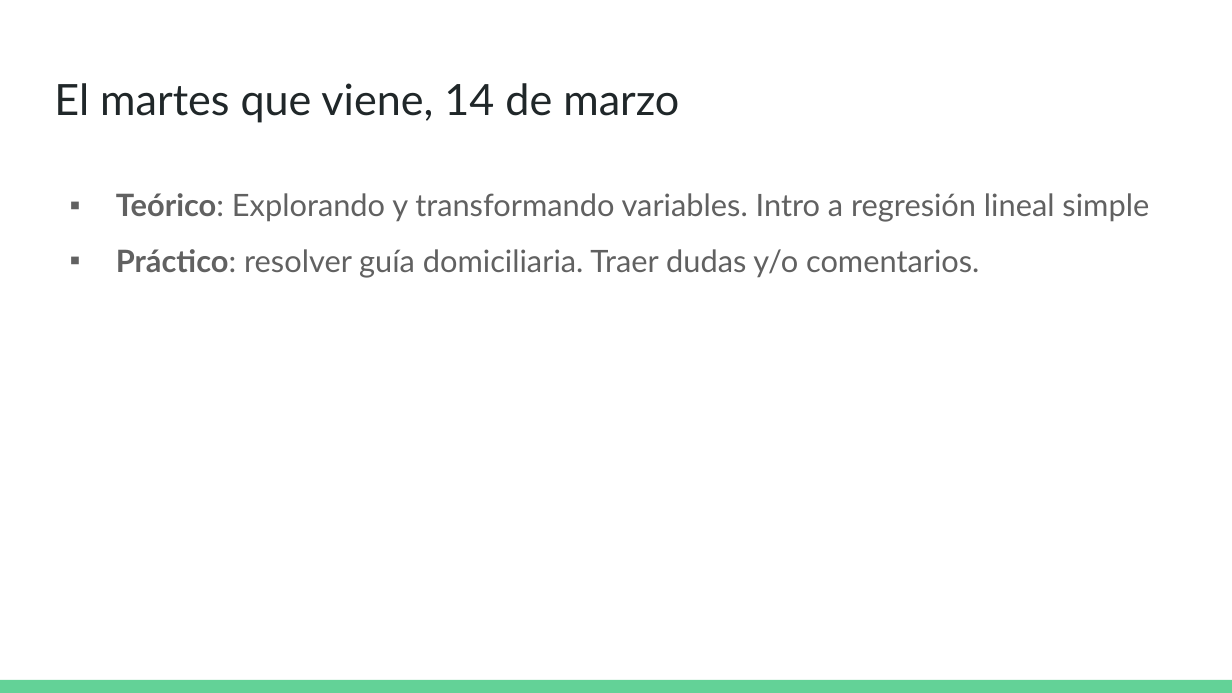
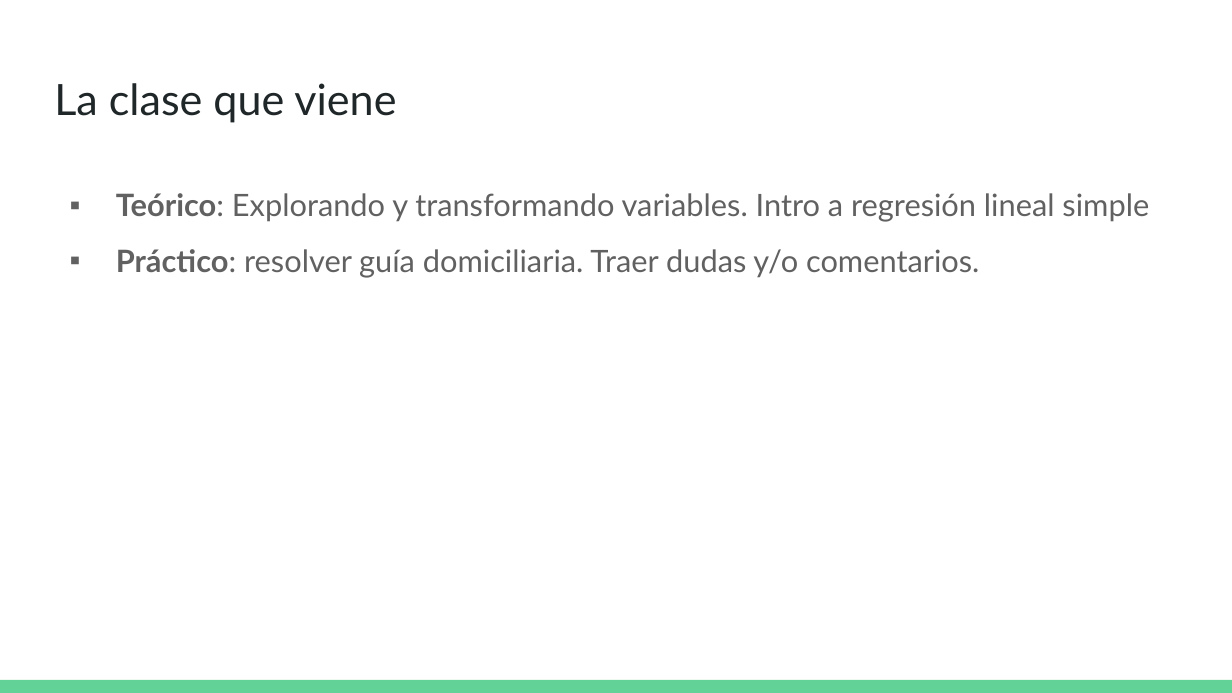
Before and after one commit to DCSCyHD/2023_modulo_3, a slide deck: slide 45 of clase1/teorica_1.pptx. Drawn at 1232x693 pixels with LibreOffice and Linux fonts; fonts in the diff are those of the drawing. Boxes give left, top, right and bottom in pixels: in the first picture for what was removed or moved away, otherwise in the second. Text is boxed around its words. In the diff, an @@ line names an element or a change of style, - is before the commit and + after.

```diff
--- a/clase1/teorica_1.pptx
+++ b/clase1/teorica_1.pptx
@@ title at (54, 83, 396, 123): text changed @@
-El martes que viene, 14 de marzo
+La clase que viene
```
Also in this commit, not shown: 3 other slides changed.
